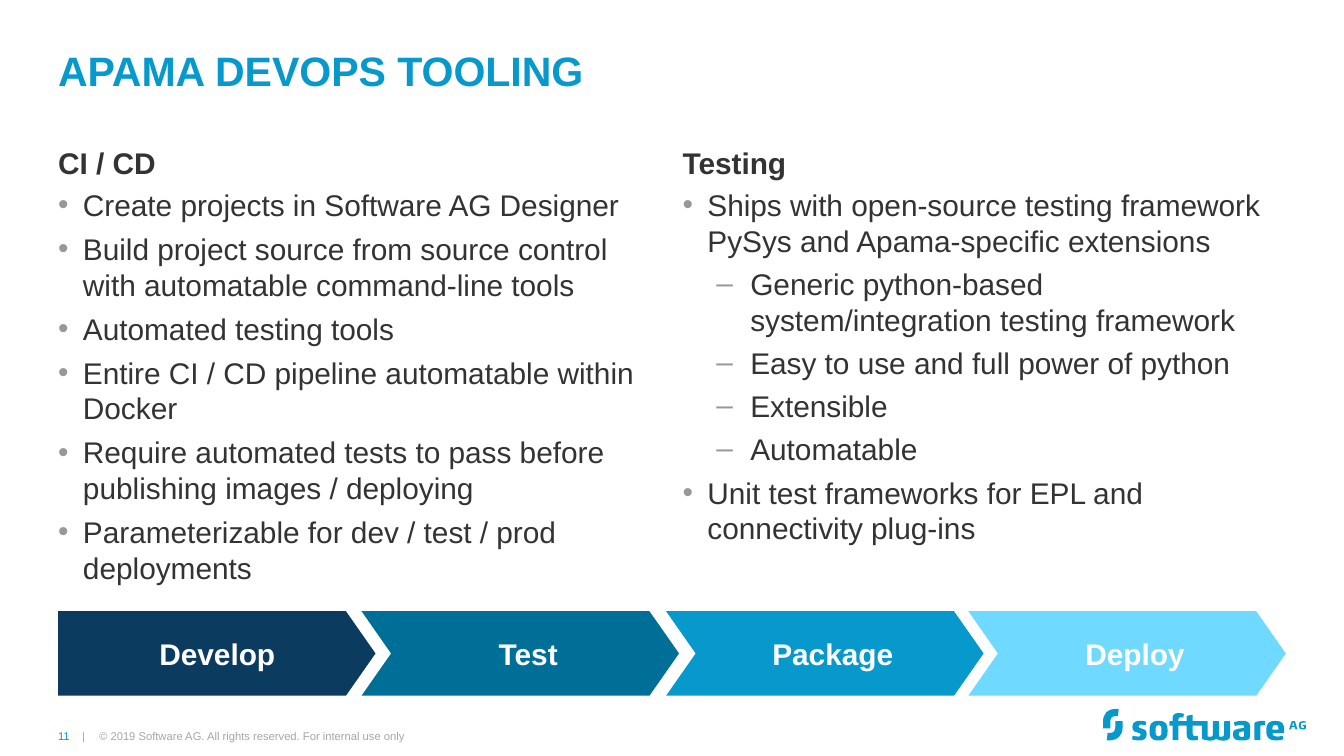
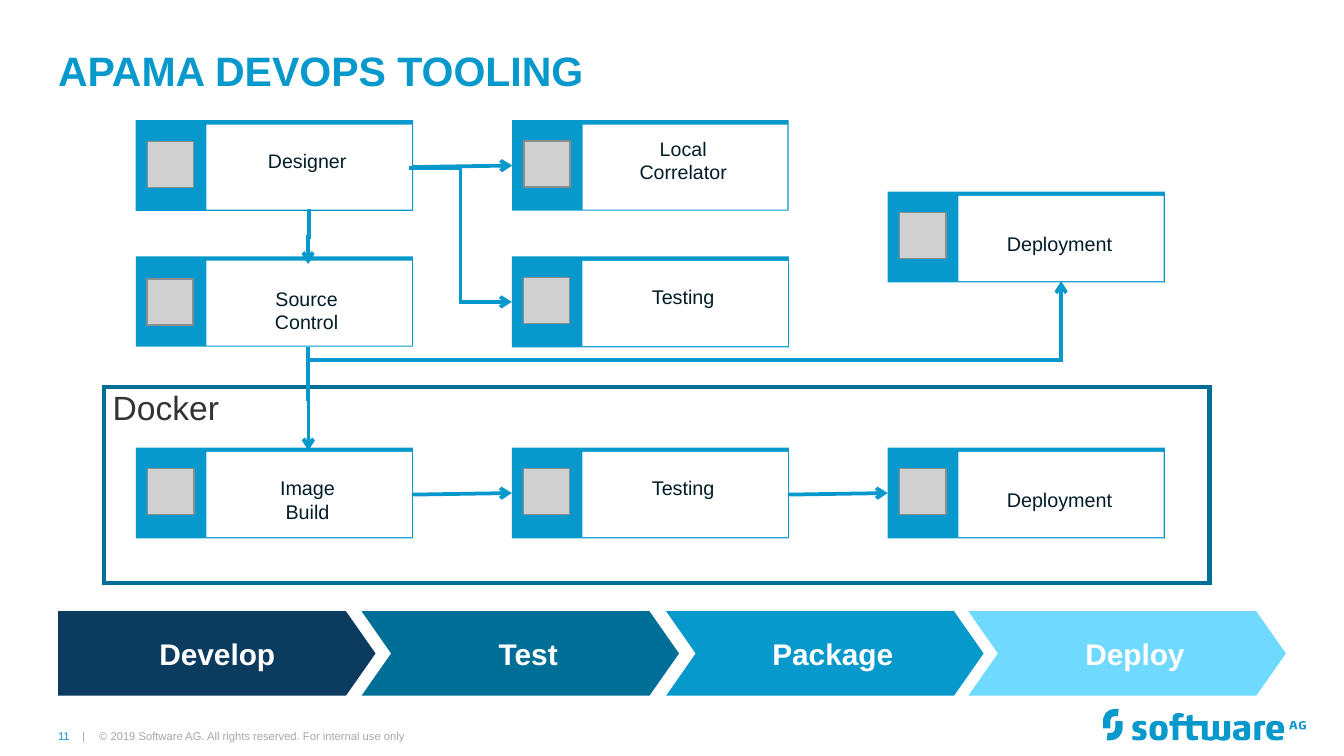
Before and after one commit to Cumulocity-IoT/apama-streaming-analytics-intro-training, a slide deck: slide 11 of Apama GAP Training.pptx. Drawn at 1344x756 pixels with LibreOffice and Linux fonts; fonts in the diff are those of the drawing; grey boxes stand for pictures; background and template pictures are left out. Boxes give left, top, right and bottom in pixels: in the first picture for what was removed or moved away, otherwise in the second. Text is boxed around its words. In the diff, an @@ line names an element or a change of style, - is before the commit and + after.

Commit message:
updates from GAP course presentation skills

```diff
--- a/Apama GAP Training.pptx
+++ b/Apama GAP Training.pptx
@@ group added at [512, 120, 789, 210]: 2 rectangles, 1 picture, 1 text @@
+Local
+Correlator
@@ text removed at [58, 153, 156, 175] @@
-CI / CD
@@ group added at [136, 120, 413, 210]: 2 rectangles, 1 picture, 1 text @@
+Designer
@@ elbow arrow added from (410, 168) to (512, 302), #0899CC 2 pt @@
@@ arrow added from (413, 167) to (512, 165), #0899CC 2 pt @@
@@ text removed at [83, 194, 634, 584] @@
-• Create projects in Software AG Designer
-• Build project source from source control with automatable command-line tools
-• Automated testing tools
-• Entire CI / CD pipeline automatable within Docker
-• Require automated tests to pass before publishing images / deploying
-• Parameterizable for dev / test / prod deployments
@@ text removed at [707, 194, 1260, 545] @@
-• Ships with open-source testing framework PySys and Apama-specific extensions
-  – Generic python-based system/integration testing framework
-  – Easy to use and full power of python
-  – Extensible
-  – Automatable
-• Unit test frameworks for EPL and connectivity plug-ins
@@ elbow arrow added from (309, 210) to (308, 263), #0899CC 2 pt @@
@@ group added at [888, 192, 1165, 284]: 2 rectangles, 1 picture, 1 text @@
+Deployment
@@ group added at [136, 257, 413, 347]: 2 rectangles, 1 picture, 1 text @@
+Source
+Control
@@ elbow arrow added from (308, 347) to (1060, 281), #0899CC 2 pt @@
@@ group added at [512, 257, 789, 348]: 2 rectangles, 1 picture, 1 text @@
+Testing
@@ elbow arrow added from (308, 347) to (308, 450), #0899CC 2 pt @@
@@ rectangle added at [103, 387, 1210, 583], fill #FFFFFF, outline #006F97 2.25 pt @@
@@ text added at [113, 395, 219, 421], 18 pt, text #333333 @@
+Docker
@@ rectangle added at [512, 448, 789, 539], fill #0899CC @@
@@ picture added at [523, 469, 569, 515] @@
@@ rectangle added at [582, 452, 788, 536], fill #FFFFFF @@
@@ text "Testing": place and size @@
-text "Testing" at [683, 152, 787, 179]
+text "Testing" at [652, 480, 714, 499]
@@ text "Testing" at [652, 480, 714, 499]: size 16 to 10.6 pt, text colour #333333 to #001C26, bold off; alignment left to centre; less space between paragraphs; vertical alignment top to middle @@
@@ group added at [136, 448, 413, 539]: 2 rectangles, 1 picture, 1 text @@
+Image
+Build
@@ arrow added from (411, 495) to (512, 493), #0899CC 2 pt @@
@@ arrow added from (788, 495) to (888, 493), #0899CC 2 pt @@
@@ group added at [888, 448, 1165, 539]: 2 rectangles, 1 picture, 1 text @@
+Deployment
```
